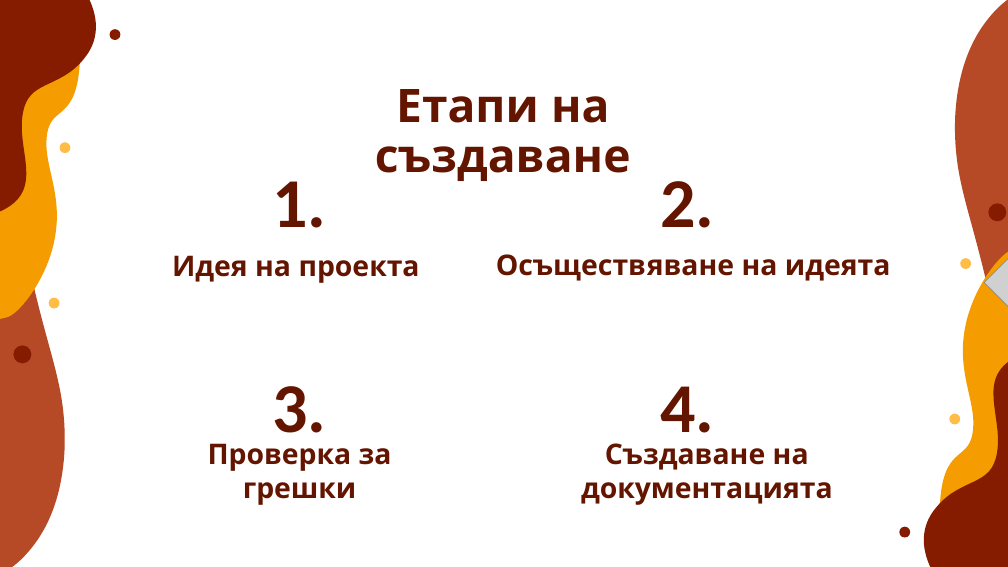
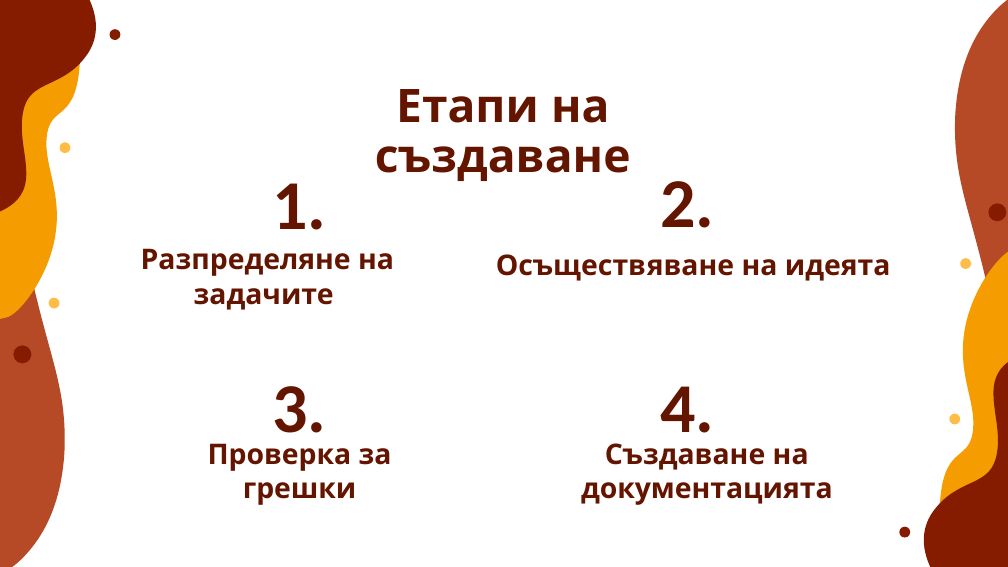
Before and after one commit to EGGeorgieva21/HOMELANDER, a slide deck: slide 3 of presentationpptx.pptx. Drawn at 1008x567 pixels with LibreOffice and Linux fonts; fonts in the diff are those of the drawing; grey boxes stand for pictures. Boxes give left, top, right and bottom in pixels: in the first picture for what was removed or moved away, otherwise in the second. Text is boxed around its words. In the diff, an @@ line names an element or a change of style, - is before the commit and + after.

Commit message:
presentation update

```diff
--- a/presentationpptx.pptx
+++ b/presentationpptx.pptx
@@ picture removed at <box>985,0,1008,567</box> @@
@@ subtitle at <box>141,248,394,310</box>: text changed @@
-Идея на проекта
+Разпределяне на задачите
```
Also in this commit, not shown: 1 other slide changed, 3 slides added, 4 slides removed, 5 other files.
